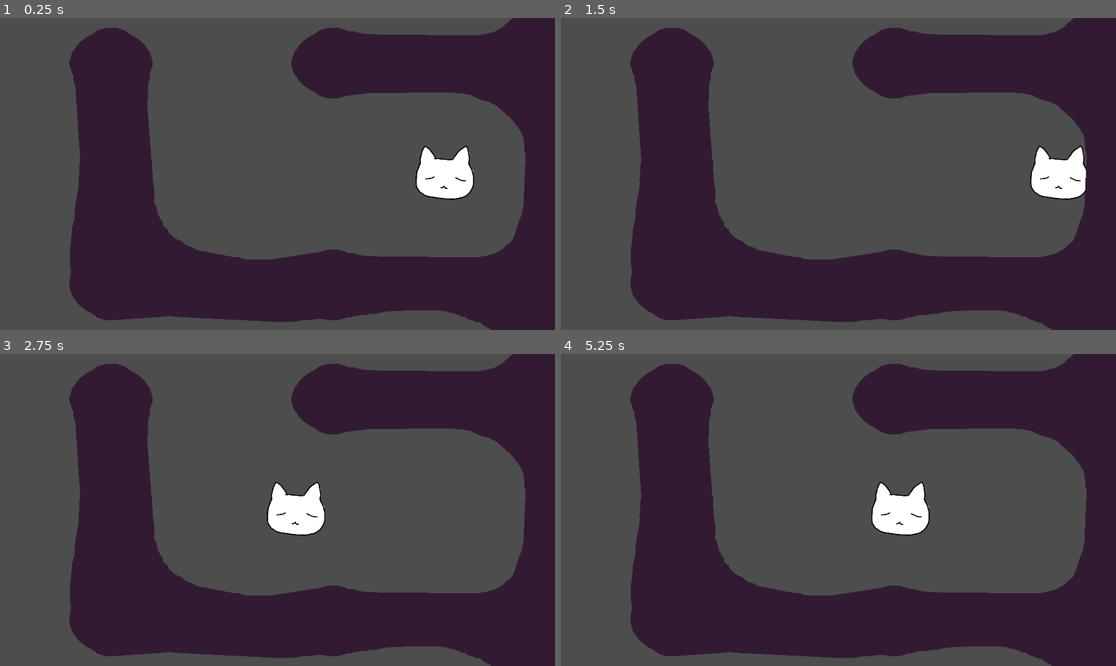
Above: before the commit, frames 1-4 (two rows, left to right).
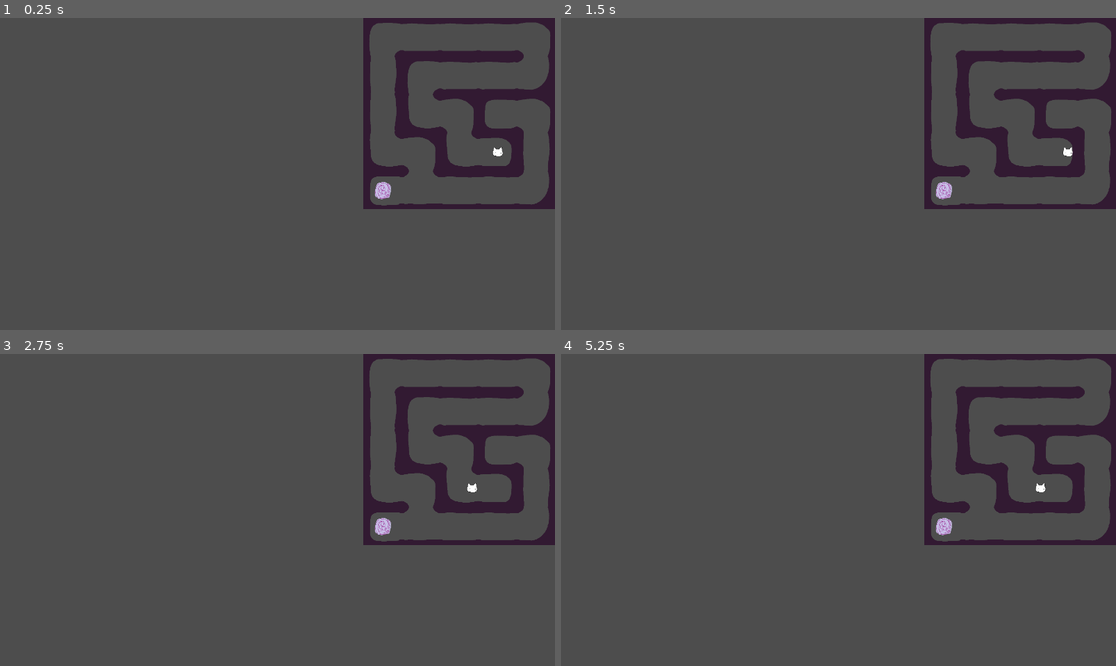
Above: after the commit, the same moments.

Repository: emeryplyler/Paths
Game: Godot game, scene res://main_game_scene/root.tscn
Two runs of this game, one before a commit and one after it. Both use one fixed random seed, a clock stepped at 60 frames per second and the inputs below.
Inputs:
- Up to frame 1 (0.25 s): no input
- Up to frame 2 (1.5 s): tap Enter (ui_accept) at 0.5, 0.77, 1.25 s; hold D (Right) from 0.53 s (still down)
- Up to frame 3 (2.75 s): tap Enter (ui_accept) at 1.52, 2 s; release D (Right) at 2.03 s; hold A (Left) from 2.03 s (still down)
- Up to frame 4 (5.25 s): release A (Left) at 2.78 s; hold D (Right) 2.78-4.28 s; tap Enter (ui_accept) at 3.02, 3.77, 4.25, 4.52 s; hold A (Left) 4.28-5.03 s; hold D (Right) from 5.03 s (still down)

The runs differ from the first frame. In frame 1, 43% of the frame differs, in the area x 12-100%, y 0-100%; in frame 2, 43%; in frame 3, 44%; in frame 4, 43%.

Commit message:
level creation is a function, not in ready()

Diff:
--- a/interactables/portal/portal.gd
+++ b/interactables/portal/portal.gd
@@ -7,13 +7,13 @@
 	pass
 
 # Called every frame. 'delta' is the elapsed time since the previous frame.
-func _process(delta):
+func _process(_delta):
 	pass
 
-func _on_area_2d_body_entered(body):
+func _on_area_2d_body_entered(_body):
 	# key detection?
 	player_entered_portal.emit()
-	call_deferred("reset_scene") # godot gets upset if i don't defer the reset
+	#call_deferred("reset_scene") # godot gets upset if i don't defer the reset
 
-func reset_scene():
-	get_tree().reload_current_scene()
+#func reset_scene():
+	#get_tree().reload_current_scene()
--- a/main_game_scene/Maze.gd
+++ b/main_game_scene/Maze.gd
@@ -1,11 +1,12 @@
-extends Node2D # code from KidsCanCode on YouTube - Procedural Content Generation Part 1
+extends Node2D # maze gen code from KidsCanCode on YouTube - Procedural Content Generation Part 1
 
 const N = 1 # 0001
 const E = 2 # 0010
 const S = 4 # 0100
 const W = 8 # 1000
 
-#var tile_size = 384
+const tile_size = 384
+const start_size = 5
 var width = 5
 var height = 5
 
@@ -16,12 +17,11 @@
 var starting_spot = Vector2(0, 0)
 
 @export var Player: CharacterBody2D
+@export var Cam: Camera2D
 
 @export var Portal: PackedScene # object takes player to next maze
-var placed_portal: bool = false
-var current_portal_inst
 
-const save_path: String = "user://savegame.save"
+var current_portal_inst # will store reference to the portal spawned in
 
 # Dictionary with vectors corresponding to the directions
 var cell_walls = {Vector2(0, -1): N, Vector2(1, 0): E,
@@ -30,24 +30,35 @@
 
 # Called when the node enters the scene tree for the first time.
 func _ready():
+	level_gen()
+
+# create a level
+func level_gen():
 	randomize()
 
+	width = start_size + (passes / 2)
+	height = start_size + (passes / 2)
+	Cam.limit_right = width * tile_size
+	Cam.limit_bottom = height * tile_size
+
 	# read saved data
-
 	starting_spot = Vector2(randi_range(0, width - 1), randi_range(0, height - 1)) # randomize start spot
 	Player.position = to_global(Map.map_to_local(starting_spot)) # teleport player to starting place
 	Player.get_node("Camera2D").reset_smoothing() # prevent camera from sliding over to player from prev pos
+
 	make_maze()
 
-	current_portal_inst = get_node("Portal")
 	current_portal_inst.player_entered_portal.connect(_on_player_entered_portal)
 
-	save_data()
+func make_portal(pos:Vector2):
+	var new_portal:Node = Portal.instantiate()
+	new_portal.position = pos
+	add_child(new_portal)
+	current_portal_inst = new_portal
 
-func make_portal(position:Vector2):
-	var new_portal:Node = Portal.instantiate()
-	new_portal.position = position
-	add_child(new_portal)
+func destroy_portal():
+	remove_child(current_portal_inst)
+	current_portal_inst.queue_free()
 
 # small functions because tilesets work differently in godot 4 than 3
 func id_to_coords(id:int):
@@ -70,8 +81,9 @@
 func make_maze():
 	var unvisited = []
 	var stack = [] # homemade stack structure
+	var placed_portal: bool = false
 	# first we fill the map with solid tiles
-	Map.clear() # NOTE: clears tilemap; may interfere with future plans?
+	Map.clear()
 	for x in range(width):
 		for y in range(height):
 			unvisited.append(Vector2(x, y)) # add every tile to unvisited
@@ -107,18 +119,8 @@
 				placed_portal = true
 			current = stack.pop_back()
 
-func save_data():
-	var save_game = FileAccess.open(save_path, FileAccess.WRITE)
-	save_game.store_var(width)
-	save_game.close()
-
-func load_data():
-	if not FileAccess.file_exists(save_path):
-		save_data()
-		return
-	else:
-		var save_file = FileAccess.open(save_path, FileAccess.READ)
-
 func _on_player_entered_portal():
 	passes += 1
-	print("yea")
+	destroy_portal()
+	level_gen()
+	# TODO: do save data right here or something
--- a/main_game_scene/root.tscn
+++ b/main_game_scene/root.tscn
@@ -120,7 +120,7 @@
 texture = ExtResource("2_64tbq")
 
 [node name="Camera2D" type="Camera2D" parent="Player"]
-zoom = Vector2(2, 2)
+zoom = Vector2(0.345, 0.345)
 limit_left = 0
 limit_top = 0
 limit_right = 1920
@@ -128,10 +128,11 @@
 position_smoothing_enabled = true
 position_smoothing_speed = 7.0
 
-[node name="Maze" type="Node2D" parent="." node_paths=PackedStringArray("Map", "Player")]
+[node name="Maze" type="Node2D" parent="." node_paths=PackedStringArray("Map", "Player", "Cam")]
 script = ExtResource("3_jxabw")
 Map = NodePath("TileMap")
 Player = NodePath("../Player")
+Cam = NodePath("../Player/Camera2D")
 Portal = ExtResource("4_ftpbv")
 
 [node name="TileMap" type="TileMap" parent="Maze"]
--- a/player/PlayerMovement.gd
+++ b/player/PlayerMovement.gd
@@ -8,7 +8,7 @@
 #var gravity = ProjectSettings.get_setting("physics/2d/default_gravity")
 
 
-func _physics_process(delta):
+func _physics_process(_delta):
 	# Add the gravity.
 	#if not is_on_floor():
 		#velocity.y += gravity * delta
